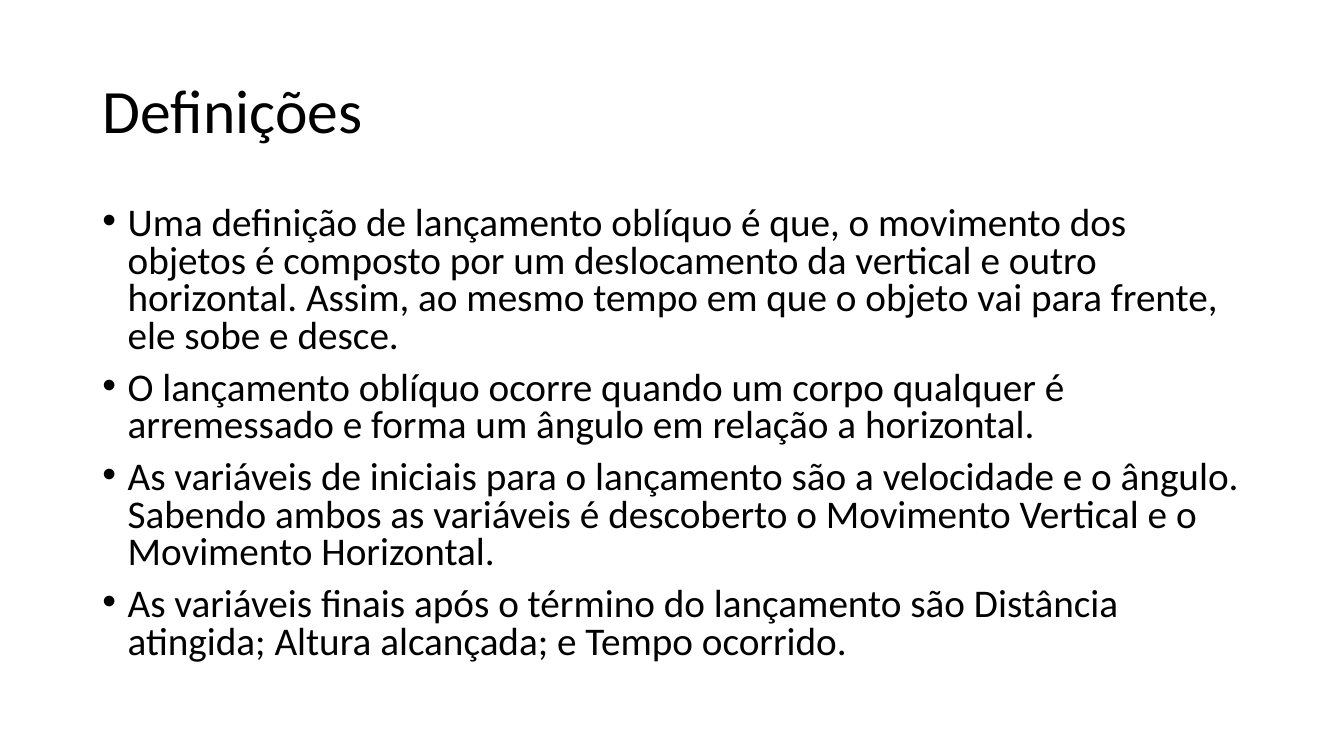
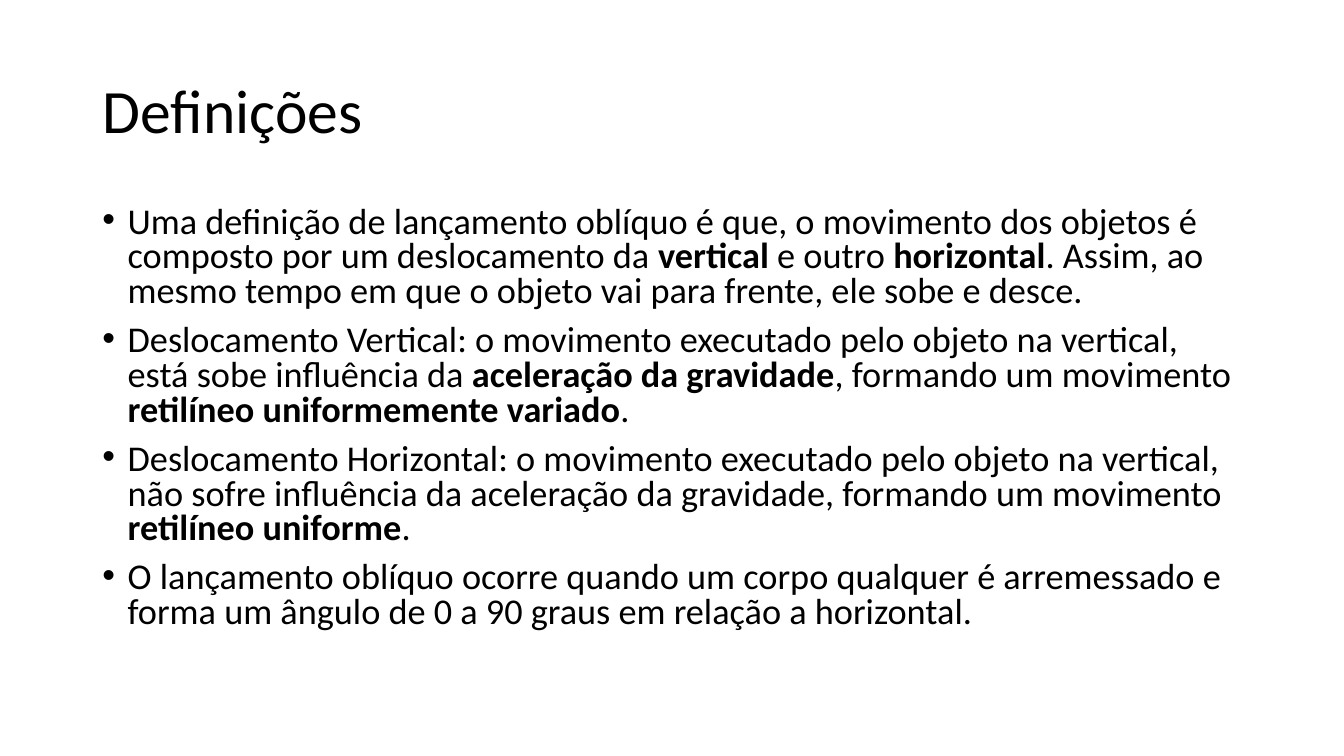
Before and after one commit to jonatanrinckus/SimulacaoDiscretaTrabalhoM2, a slide deck: slide 6 of new/Estudo Modelagem Bifocal.pptx (slide 4 before the commit). Drawn at 1344x756 pixels with LibreOffice and Linux fonts; fonts in the diff are those of the drawing. Boxes give left, top, right and bottom in pixels: in the first picture for what was removed or moved away, otherwise in the second. Text is boxed around its words. In the diff, an @@ line names an element or a change of style, - is before the commit and + after.

```diff
--- a/new/Estudo Modelagem Bifocal.pptx
+++ b/new/Estudo Modelagem Bifocal.pptx
@@ text at (x1=128, y1=208, x2=1203, y2=310): size 28 to 25.9 pt in "Uma definição de lançamento oblíquo é que, ..."; bold on in "vertical horizontal." @@
@@ text at (x1=128, y1=326, x2=1231, y2=631): text changed; size 28 to 25.9 pt @@
-• O lançamento oblíquo ocorre quando um corpo qualquer é arremessado e forma um ângulo em relação a horizontal.
-• As variáveis de iniciais para o lançamento são a velocidade e o ângulo. Sabendo ambos as variáveis é descoberto o Movimento Vertical e o Movimento Horizontal.
-• As variáveis finais após o término do lançamento são Distância atingida; Altura alcançada; e Tempo ocorrido.
+• Deslocamento Vertical: o movimento executado pelo objeto na vertical, está sobe influência da aceleração da gravidade, formando um movimento retilíneo uniformemente variado.
+• Deslocamento Horizontal: o movimento executado pelo objeto na vertical, não sofre influência da aceleração da gravidade, formando um movimento retilíneo uniforme.
+• O lançamento oblíquo ocorre quando um corpo qualquer é arremessado e forma um ângulo de 0 a 90 graus em relação a horizontal.
```
Also in this commit, not shown: 6 other slides changed, 4 slides added.
